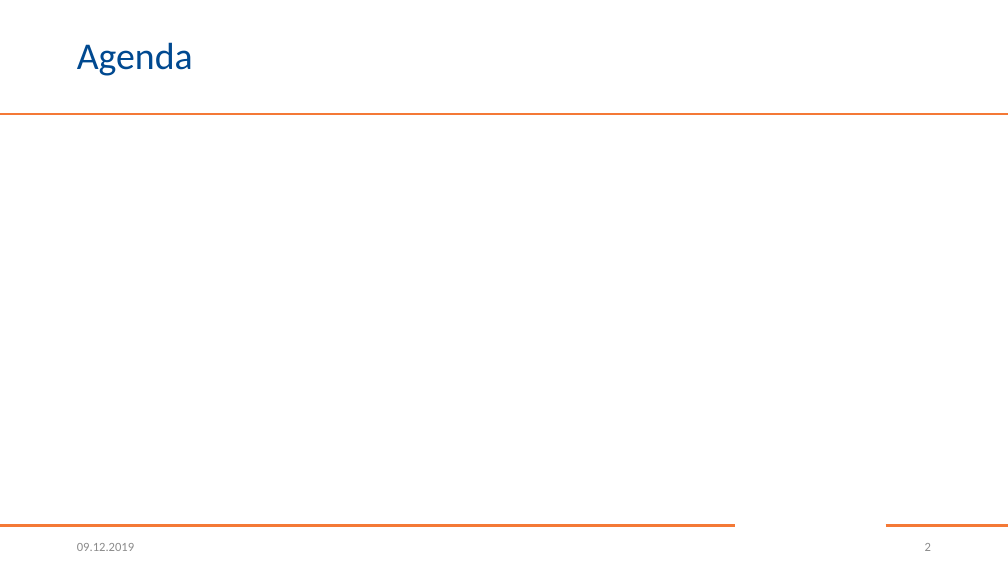
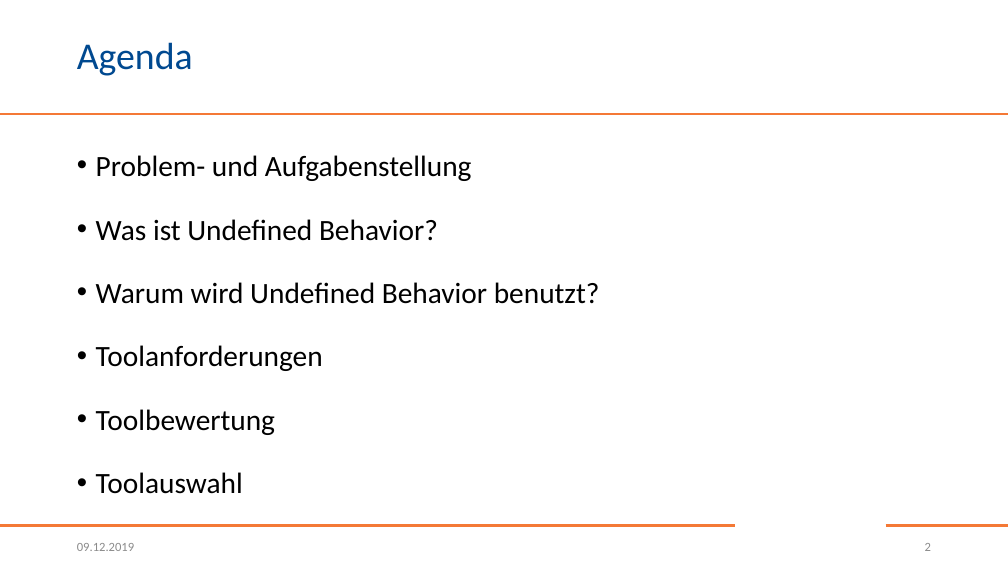
Before and after one commit to Christoph-Mitutoyo/T3000, a slide deck: slide 2 of Stuff/T3000.pptx. Drawn at 1008x567 pixels with LibreOffice and Linux fonts; fonts in the diff are those of the drawing; background and template pictures are left out. Boxes give left, top, right and bottom in pixels: in the first picture for what was removed or moved away, otherwise in the second. Text is boxed around its words. In the diff, an @@ line names an element or a change of style, - is before the commit and + after.

```diff
--- a/Stuff/T3000.pptx
+++ b/Stuff/T3000.pptx
@@ text added at (96,155,600,494), 28 pt, text #000000 @@
+• Problem- und Aufgabenstellung
+• Was ist Undefined Behavior?
+• Warum wird Undefined Behavior benutzt?
+• Toolanforderungen
+• Toolbewertung
+• Toolauswahl
```
Also in this commit, not shown: 3 other slides changed, 7 slides added.
